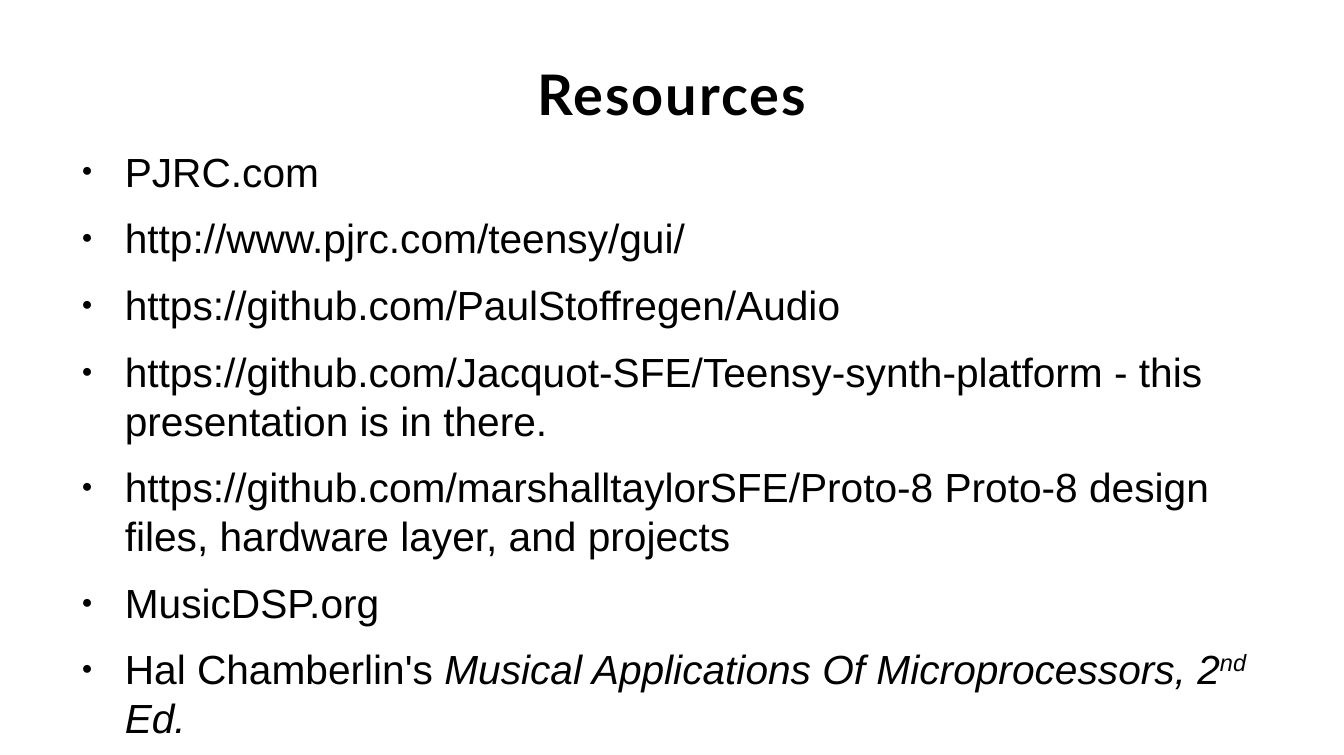
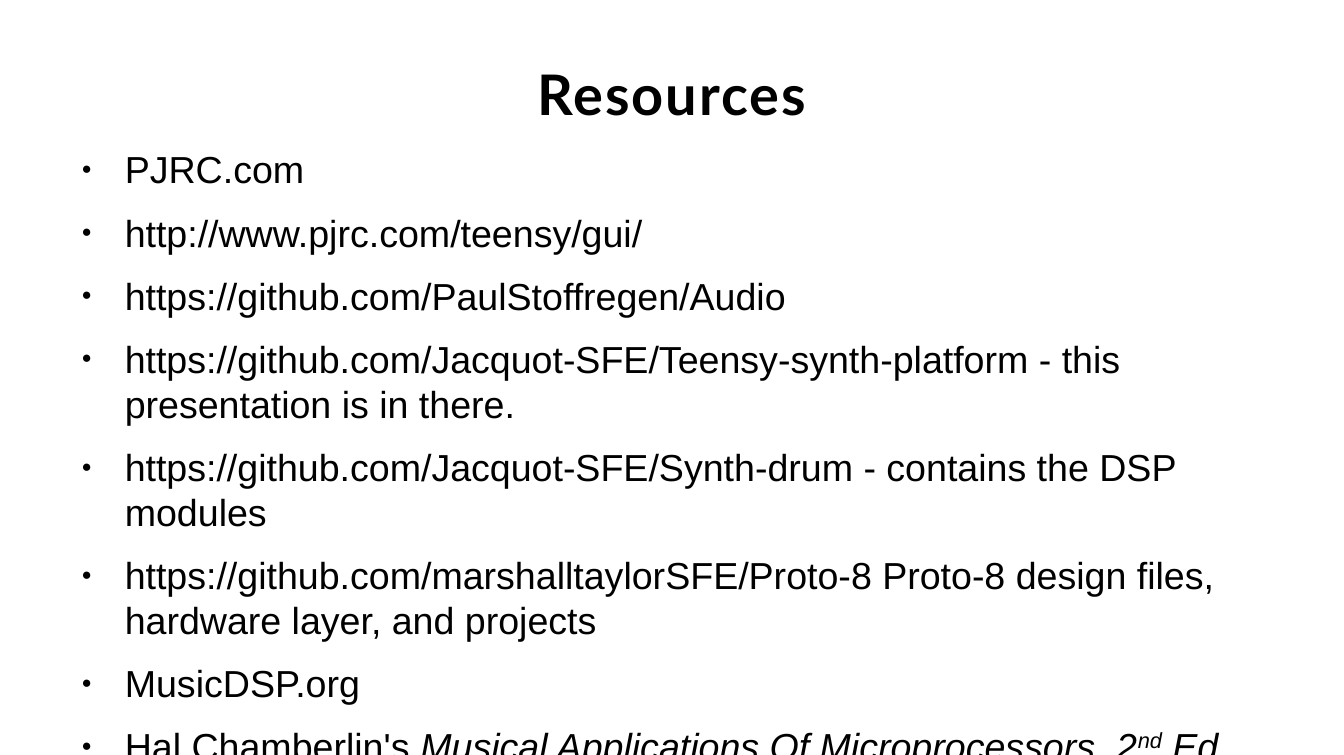
Before and after one commit to Jacquot-SFE/Teensy-synth-platform, a slide deck: slide 36 of presentation/slides/teensy-synthesis.odp (slide 35 before the commit). Drawn at 1344x755 pixels with LibreOffice and Linux fonts; fonts in the diff are those of the drawing; background and template pictures are left out. Boxes give left, top, right and bottom in pixels: in the first picture for what was removed or moved away, otherwise in the second. Text is boxed around its words. In the diff, an @@ line names an element or a change of style, - is before the commit and + after.

```diff
--- a/presentation/slides/teensy-synthesis.odp
+++ b/presentation/slides/teensy-synthesis.odp
@@ text at bbox=[125, 156, 1214, 705]: size 24 to 22.2 pt in "PJRC.com", "http://www.pjrc.com/teensy/gui/", "https://github.com/PaulStoffregen/Audio", "https://github.com/Jacquot-SFE/Teensy-synth-platform - this  ..." and 3 more places @@
@@ text at bbox=[125, 453, 1176, 527]: paragraph added @@
+● https://github.com/Jacquot-SFE/Synth-drum - contains the DSP modules
```
Also in this commit, not shown: 1 slide added, 4 other files.
